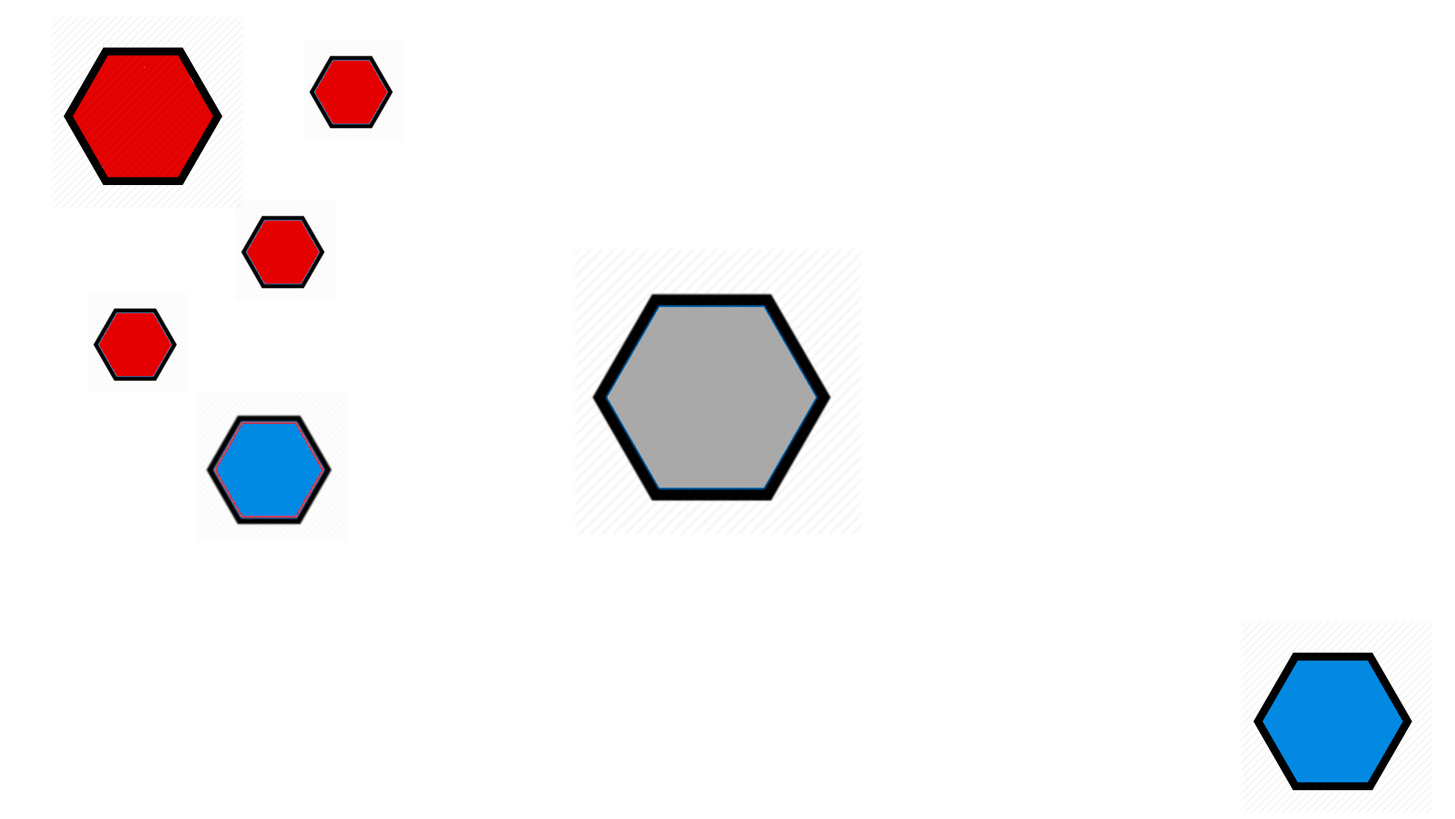
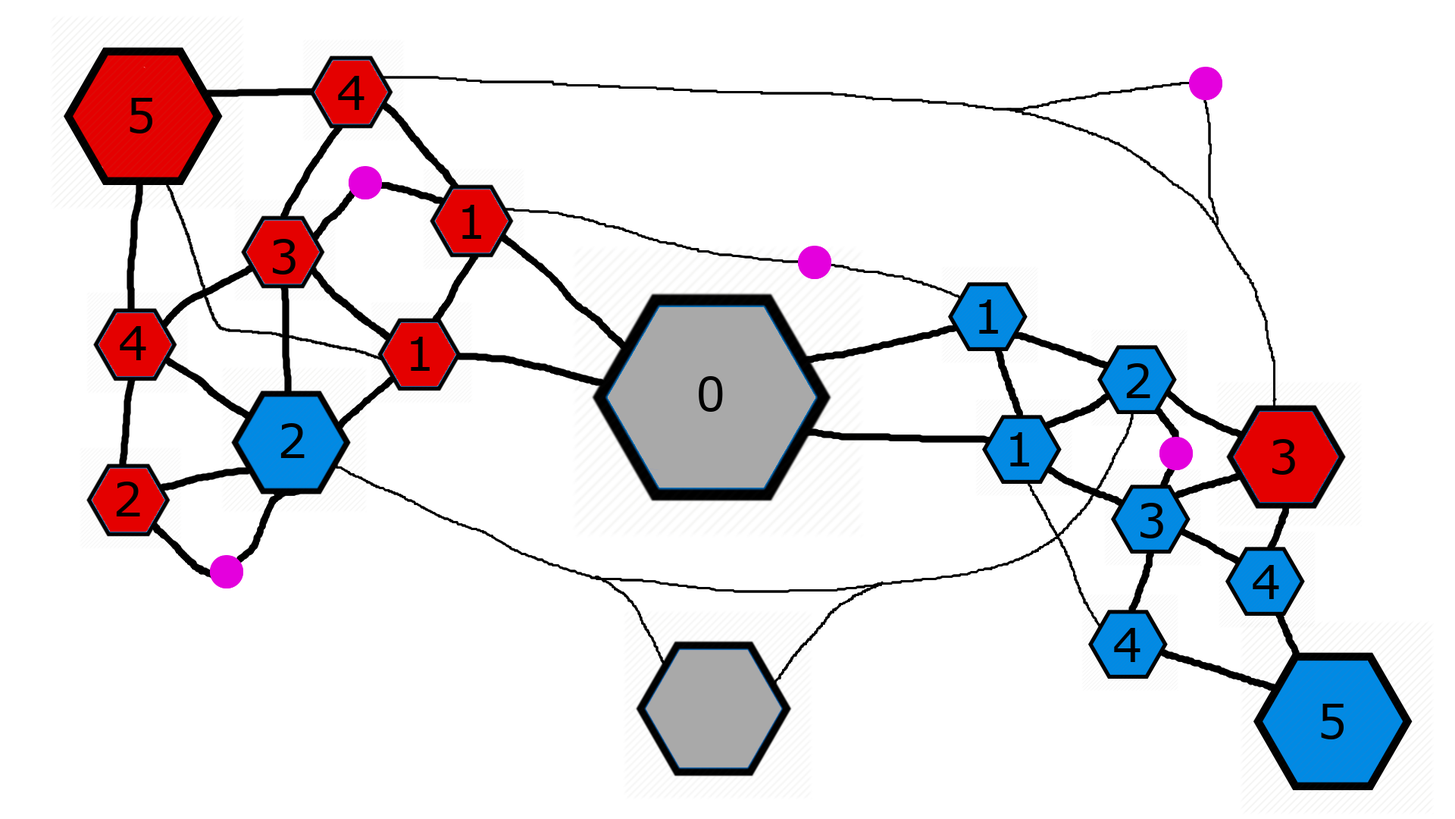
Comparing the layer stacks of the two 1455 × 819 images. Changes:
added group "Stabilities" with 17 layers above "Comm Bouys" over [115, 75, 1345, 740]
added layer "4 #2" in group "Stabilities" over [1252, 564, 1280, 599]
added layer "4 #1" in group "Stabilities" over [119, 325, 147, 361]
added group "Comm Bouys" with 5 layers above "Landing Pad" over [209, 66, 1223, 589]
added layer "Comm-5" in group "Comm Bouys" over [1189, 66, 1223, 101]
added layer "Comm-4" in group "Comm Bouys" over [209, 554, 244, 589]
added layer "Comm-3" in group "Comm Bouys" over [1159, 436, 1194, 470]
added layer "Comm-2" in group "Comm Bouys" over [348, 165, 383, 200]
added layer "Comm-1" in group "Comm Bouys" over [798, 245, 832, 279]
added layer "Landing Pad" above "Greenhouse" over [623, 610, 813, 799]
renamed "Mining" to "Mining Facility", painted on it over [195, 366, 367, 544]
added layer "Eden-6" in group "Eden Modules" over [941, 266, 1039, 364]
added layer "Eden-5" in group "Eden Modules" over [975, 398, 1073, 496]
added layer "Eden-4" in group "Eden Modules" over [1090, 329, 1188, 426]
added layer "Eden-3" in group "Eden Modules" over [1218, 530, 1316, 628]
added layer "Eden-2" in group "Eden Modules" over [1104, 468, 1202, 566]
added layer "Eden-1" in group "Eden Modules" over [1081, 593, 1179, 691]
moved "Eden Base" into group "Eden Modules" over [1240, 620, 1345, 740]
added layer "Scrap Station" in group "Zion Modules" over [1216, 380, 1363, 527]
added layer "Zion-6" in group "Zion Modules" over [80, 446, 182, 549]
added layer "Zion-5" in group "Zion Modules" over [370, 300, 473, 403]
added layer "Zion-4" in group "Zion Modules" over [422, 167, 526, 270]
added group "Paths #1" with 1 layers over [119, 75, 1301, 693]
added layer "Paths" in group "Paths #1" over [119, 75, 1301, 693]
…and 15 more changes (15 added)
